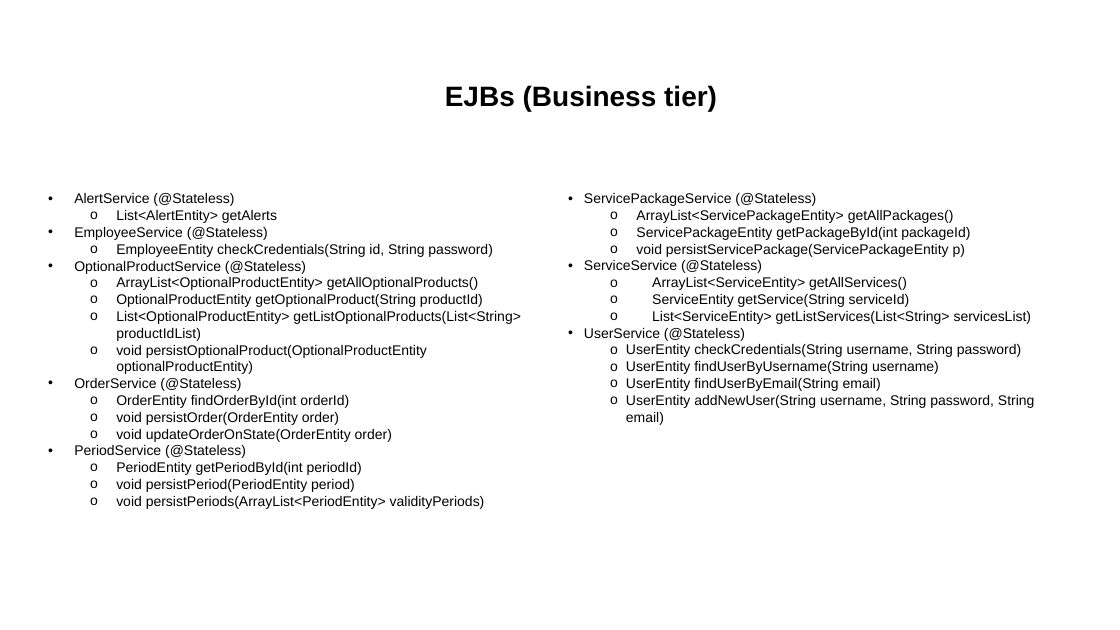
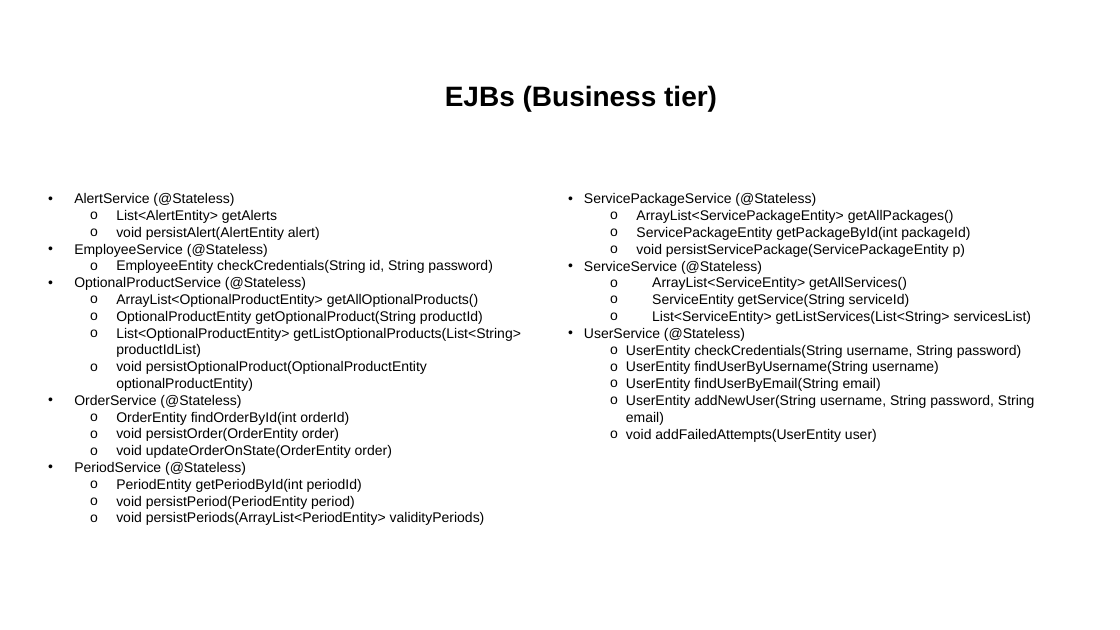
Before and after one commit to priscia99/databases-2-project, a slide deck: slide 55 of Deliverables/Report/Report.pptx. Drawn at 1120x630 pixels with LibreOffice and Linux fonts; fonts in the diff are those of the drawing. Boxes give left, top, right and bottom in pixels: in the first picture for what was removed or moved away, otherwise in the second. Text is boxed around its words. In the diff, an @@ line names an element or a change of style, - is before the commit and + after.

```diff
--- a/Deliverables/Report/Report.pptx
+++ b/Deliverables/Report/Report.pptx
@@ text at [116, 227, 320, 240]: paragraph added @@
+  o void persistAlert(AlertEntity alert)
@@ text at [626, 429, 877, 442]: paragraph added @@
+  o void addFailedAttempts(UserEntity user)
```
Also in this commit, not shown: 13 other slides changed, 7 other files.
